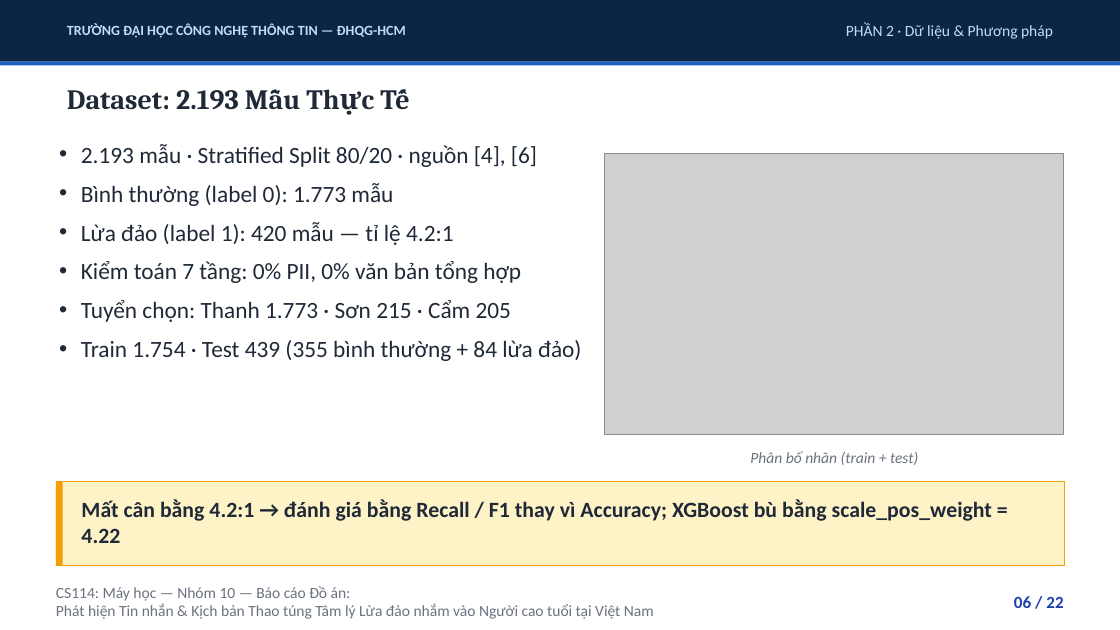
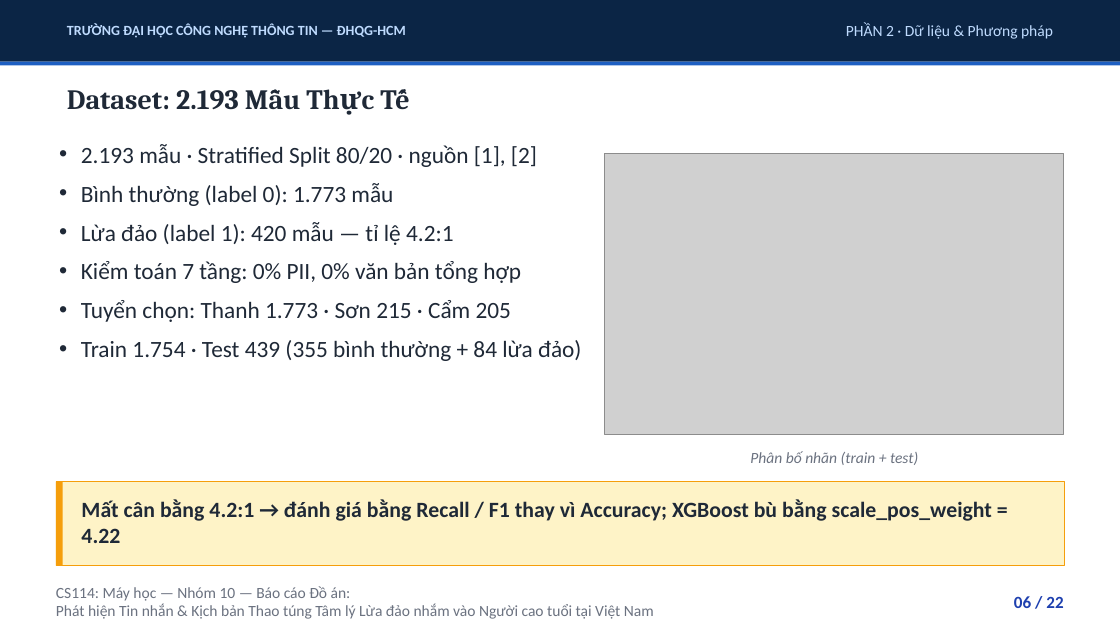
Before and after one commit to uit-25730067-chithanh/CS114-Team10-Elderly-Scam-Detection, a slide deck: slide 6 of draft/scam-detection/reports/slides/phase09_presentation.pptx. Drawn at 1120x630 pixels with LibreOffice and Linux fonts; fonts in the diff are those of the drawing; grey boxes stand for pictures. Boxes give left, top, right and bottom in pixels: in the first picture for what was removed or moved away, otherwise in the second. Text is boxed around its words. In the diff, an @@ line names an element or a change of style, - is before the commit and + after.

```diff
--- a/draft/scam-detection/reports/slides/phase09_presentation.pptx
+++ b/draft/scam-detection/reports/slides/phase09_presentation.pptx
@@ text at (x1=81, y1=144, x2=537, y2=167): text changed @@
-• 2.193 mẫu · Stratified Split 80/20 · nguồn [4], [6]
+• 2.193 mẫu · Stratified Split 80/20 · nguồn [1], [2]
```
Also in this commit, not shown: 7 other slides changed, 1 other file.
